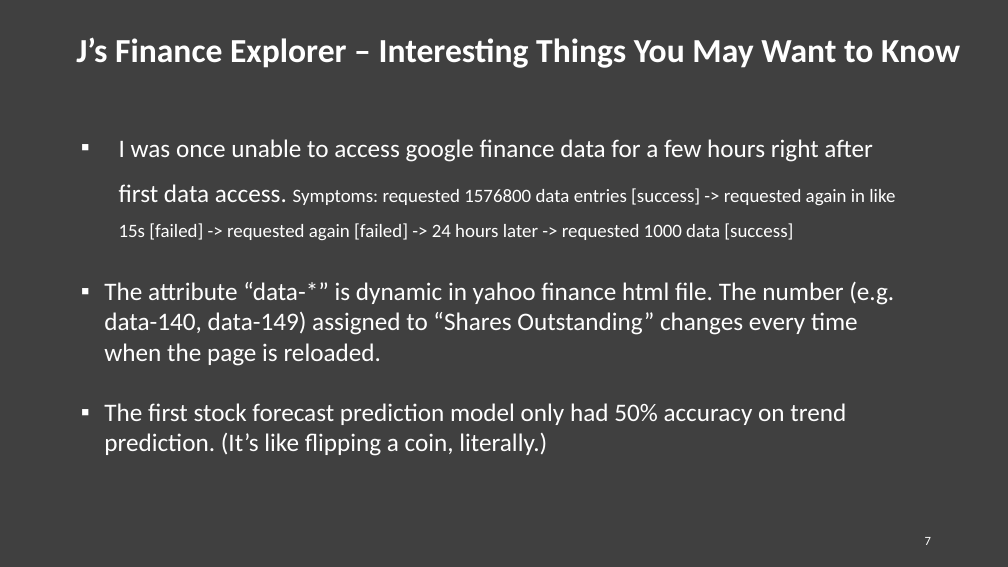
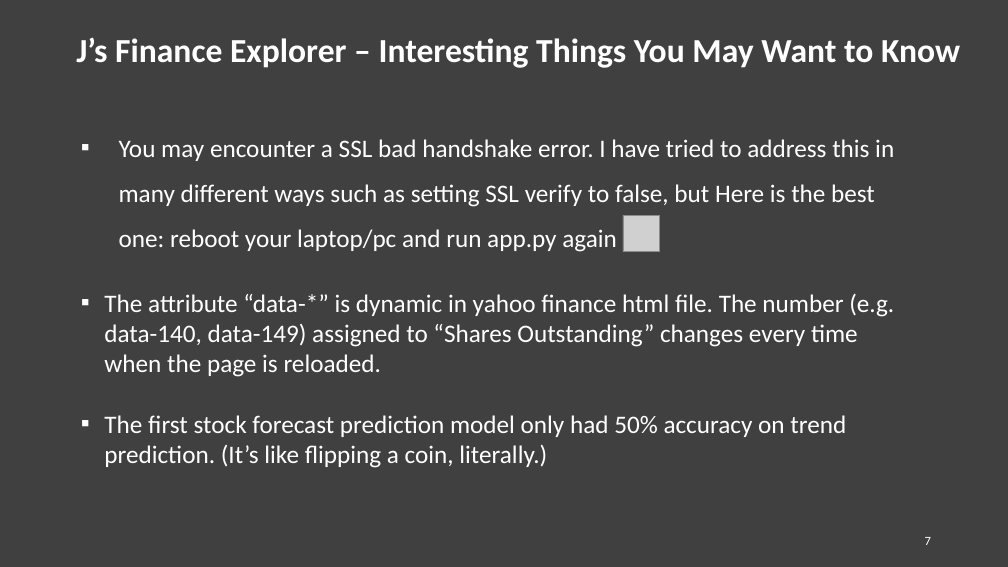
Before and after one commit to tzyychin/BUAN6340_Programming_for_Data_Science, a slide deck: slide 7 of Final_Project_Jupyter/5-min Slides.pptx. Drawn at 1008x567 pixels with LibreOffice and Linux fonts; fonts in the diff are those of the drawing; grey boxes stand for pictures. Boxes give left, top, right and bottom in pixels: in the first picture for what was removed or moved away, otherwise in the second. Text is boxed around its words. In the diff, an @@ line names an element or a change of style, - is before the commit and + after.

Commit message:
update app, stock and slides

```diff
--- a/Final_Project_Jupyter/5-min Slides.pptx
+++ b/Final_Project_Jupyter/5-min Slides.pptx
@@ text at [119,139,894,252]: text changed; size 18 to 24 pt @@
-▪ I was once unable to access google finance data for a few hours right after first data access. Symptoms: requested 1576800 data entries [success] -> requested again in like 15s [failed] -> requested again [failed] -> 24 hours later -> requested 1000 data [success]
+▪ You may encounter a SSL bad handshake error. I have tried to address this in many different ways such as setting SSL verify to false, but Here is the best one: reboot your laptop/pc and run app.py again
@@ picture added at [623,216,659,252] @@
```
Also in this commit, not shown: 3 other files.
